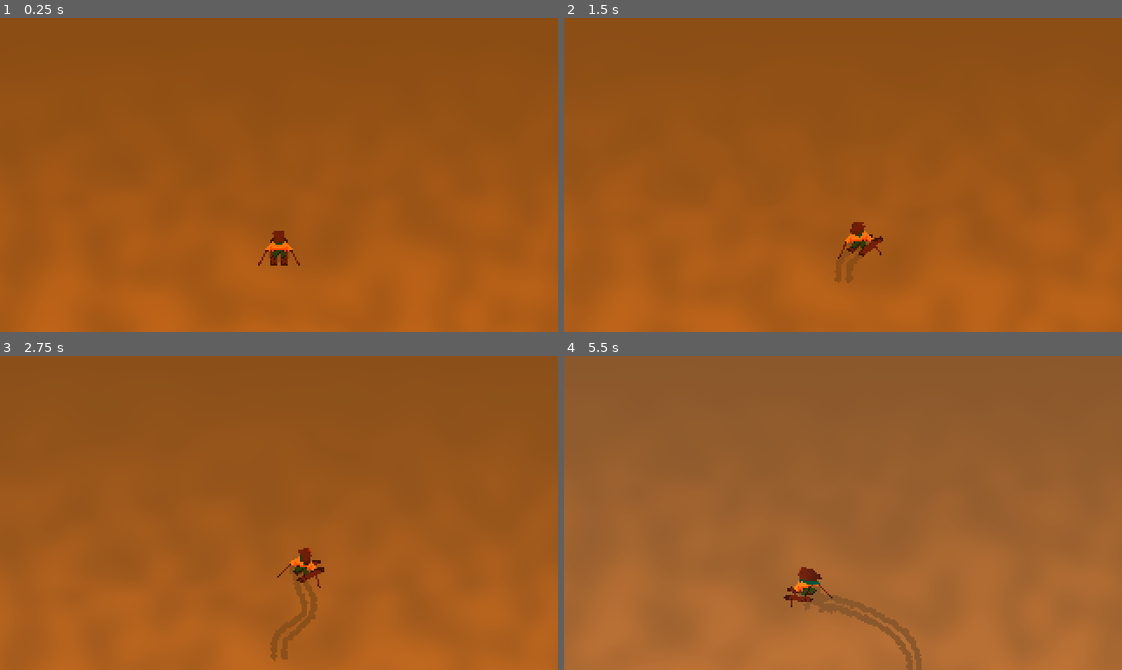
Above: before the commit, frames 1-4 (two rows, left to right).
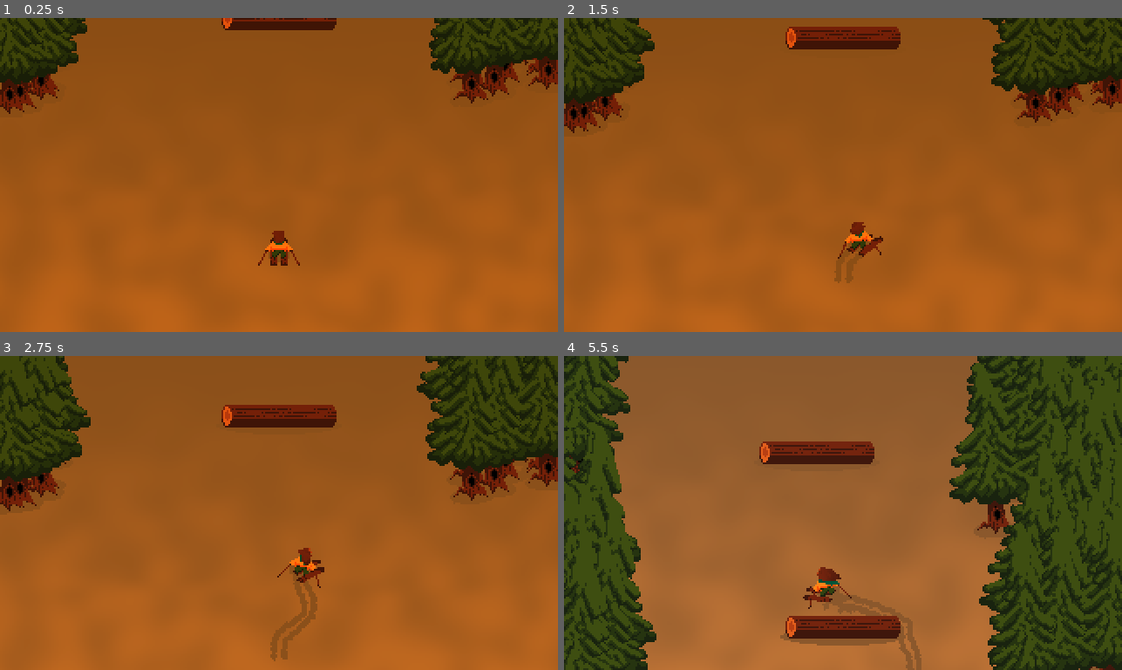
Above: after the commit, the same moments.

Repository: nemene21/Skiing-Game
Game: Godot game, scene res://scenes/game/game.tscn
Same seed, same stepped clock (60 frames per second), same inputs: the game is played once before the commit and once after it.
Inputs:
- Up to frame 1 (0.25 s): no input
- Up to frame 2 (1.5 s): hold D (right) 0.53-1.28 s; hold A (left) from 1.28 s (still down)
- Up to frame 3 (2.75 s): release A (left) at 2.03 s; hold D (right) from 2.03 s (still down)
- Up to frame 4 (5.5 s): release D (right) at 2.78 s; hold W (up) 2.78-3.53 s; hold A (left) from 3.53 s (still down)

The runs differ from the first frame. In frame 1, 8.7% of the frame differs, in the area x 0-100%, y 0-31%; in frame 2, 12%; in frame 3, 16%; in frame 4, 42%, in the area x 0-100%, y 0-100%.
Error before the commit: Parse Error: Not all code paths return a value. (res://scenes/game/Generator.gd:49)

Commit message:
visual gimmicks

Diff:
--- a/scenes/game/Generator.gd
+++ b/scenes/game/Generator.gd
@@ -1,7 +1,7 @@
 extends Node
 
 @export var amplitude := 128.0
-@export var frequency := 1.0
+@export var frequency := .25
 @export var track_width := 180.0
 
 @onready var scene := get_parent()
@@ -18,7 +18,7 @@
 
 	for i in points:
 		var pos := length * (i / points)
-		var noise_value := noise.get_noise_1d(pos * frequency) * amplitude
+		var noise_value := get_noise(pos)
 
 		var log := log_scene.instantiate()
 		add_sibling(log)
@@ -30,7 +30,7 @@
 		generate_tree_patch(chunk, 96, length / points, Vector2(
 			-track_width, 0
 		))
-		generate_tree_patch(chunk, 128, length / points, Vector2(
+		generate_tree_patch(chunk, 160, length / points, Vector2(
 			track_width, 0
 		))
 		chunk.y_sort_enabled = true
@@ -47,4 +47,4 @@
 		tree.position += offset
 
 func get_noise(dist: float) -> float:
-	pass
+	return noise.get_noise_1d(dist * frequency) * amplitude
--- a/scenes/game/game.tscn
+++ b/scenes/game/game.tscn
@@ -104,6 +104,4 @@
 
 [node name="Generator" type="Node" parent="."]
 script = ExtResource("5_kj4e4")
-amplitude = null
-frequency = null
-track_width = null
+amplitude = 96.0
--- a/scenes/player/player.gd
+++ b/scenes/player/player.gd
@@ -118,9 +118,9 @@
 	stick2.scale.x = Utils.dlerp(stick2.scale.x, lerp(1.0, 0.65, float(speeding)), 10.0)
 
 	var normalized_vel: Vector2 = -velocitycomp.vel.normalized()
-	speed_particles.emitting = velocitycomp.vel.length() > max_speed * .5
+	speed_particles.emitting = fatal_speed()
 	speed_particles.process_material.direction = Vector3(normalized_vel.x, normalized_vel.y, .0)
-	speed_particles.amount_ratio = (velocitycomp.vel.length() / max_speed) * int(fatal_speed())
+	speed_particles.amount_ratio = (velocitycomp.vel.length() / max_speed)
 
 func jump(strength: float = 1.0):
 	horizontal_vel = jump_height * strength
@@ -139,11 +139,15 @@
 	shockwave.modulate = Color("#5a6988")
 	shockwave.z_index = -1
 
+	var scale_rn = sprite.scale
+	sprite.scale = Vector2(1.33, 0.66)
+	get_tree().create_tween().tween_property(sprite, "scale", scale_rn, .2)
+
 	trail1.turn_on()
 	trail2.turn_on()
 
 func try_dying() -> bool:
-	if velocitycomp.vel.length() > max_speed * .5:
+	if fatal_speed():
 		die()
 		return true
 	return false
@@ -157,7 +161,7 @@
 	speed_particles.emitting = false
 
 func fatal_speed() -> bool:
-	return velocitycomp.vel.length() > max_speed * .5
+	return velocitycomp.vel.length() > max_speed * .7
 
 func _on_animator_animation_finished(anim_name: StringName) -> void:
 	if anim_name != "die":
--- a/scenes/vfx/shockwave/shockwave.tscn
+++ b/scenes/vfx/shockwave/shockwave.tscn
@@ -4,6 +4,7 @@
 [ext_resource type="Script" path="res://scenes/vfx/shockwave/shockwave.gd" id="2_pmffq"]
 
 [sub_resource type="ShaderMaterial" id="ShaderMaterial_sn5cf"]
+resource_local_to_scene = true
 shader = ExtResource("1_xnh6e")
 shader_parameter/anim = 0.0
 shader_parameter/color = Color(1, 1, 1, 1)
@@ -84,5 +85,6 @@
 "": SubResource("AnimationLibrary_4scmt")
 }
 autoplay = "shock"
+speed_scale = 0.7
 
 [connection signal="animation_finished" from="Shockwave/AnimationPlayer" to="Shockwave" method="_on_animation_player_animation_finished"]
